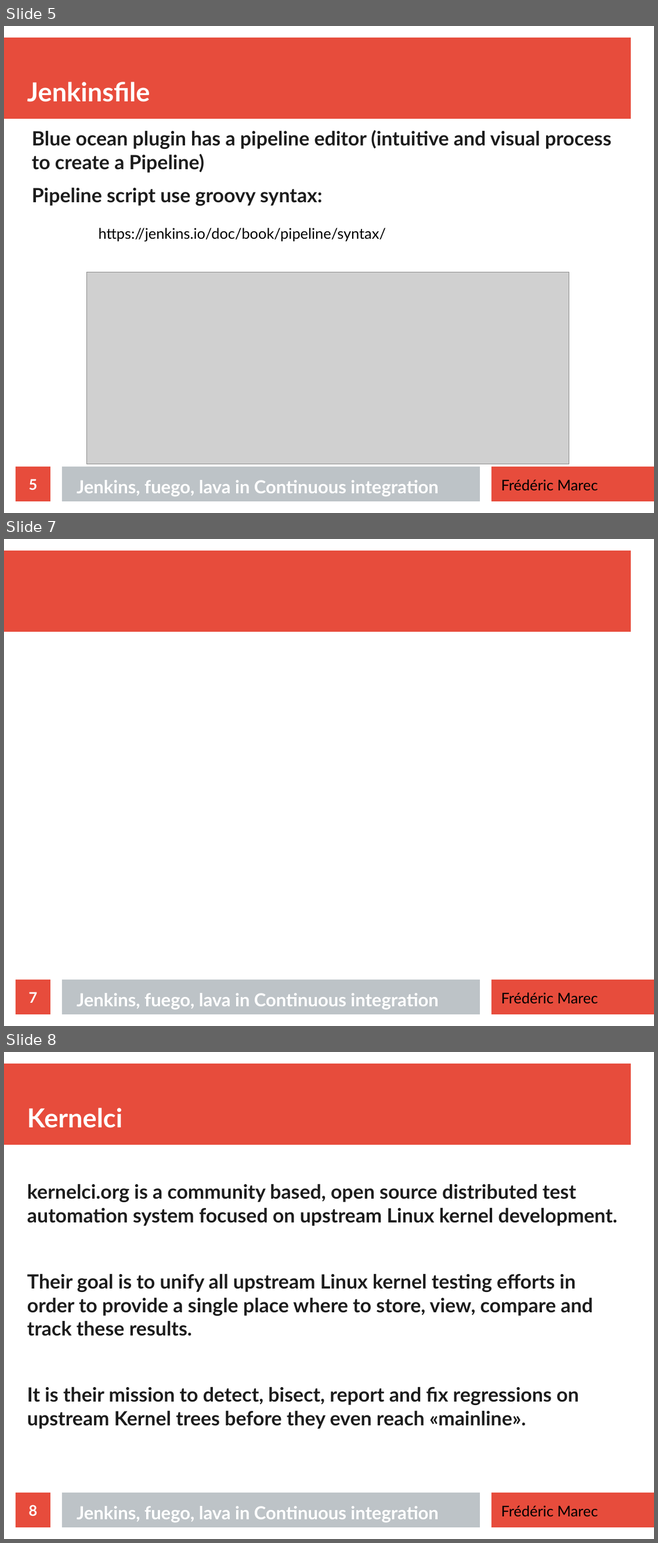
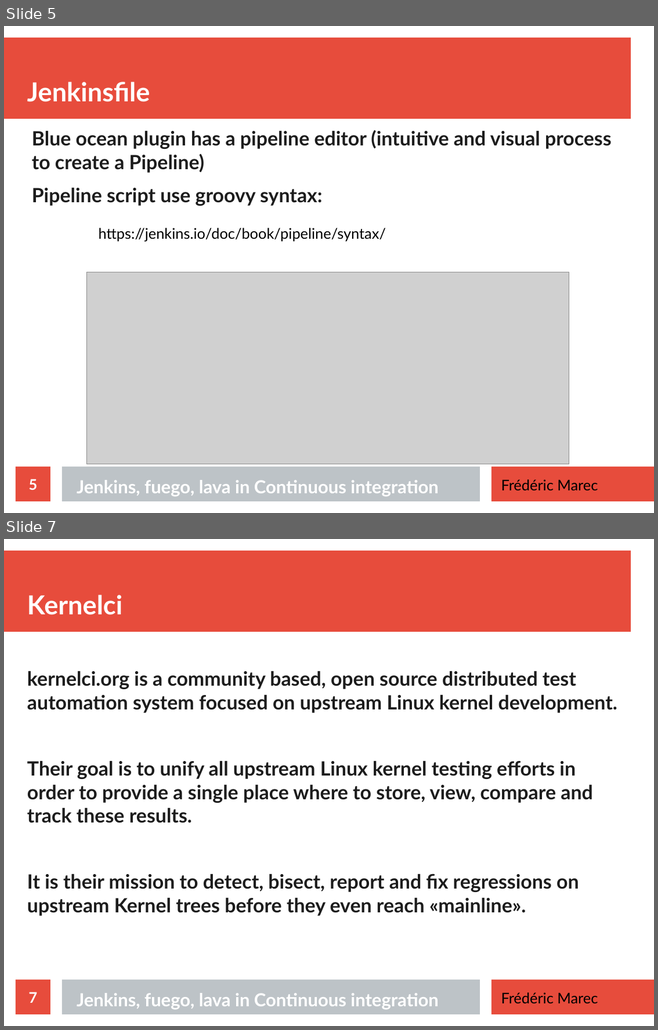
Before and after one commit to DDTLK/review, a slide deck: CI-presentation.odp. Shown one above the other, each under a label of ours: slides 5, 7 and 8 before the commit, slides 5 and 7 after it; the slides between them are not shown. The pictures are 658x1543 and 658x1030 pixels, drawn with LibreOffice and Linux fonts; fonts in the diff are those of the drawing; grey boxes stand for pictures. Boxes give left, top, right and bottom in pixels: in the first picture for what was removed or moved away, otherwise in the second. Text is boxed around its words. In the diff, an @@ line names an element or a change of style, - is before the commit and + after.

```diff
--- a/CI-presentation.odp
+++ b/CI-presentation.odp
@@ slide 7 removed at (4, 539, 654, 1026), background #FFFFFF; not listed: 3 template elements that a slide beside it also shows @@
@@ page number removed at (16, 980, 50, 1015) @@
-7
@@ title removed at (76, 993, 438, 1009) @@
-Jenkins, fuego, lava in Continuous integration
@@ text removed at (501, 993, 597, 1004) @@
-Frédéric Marec
@@ what was slide 8 is now slide 7 @@
@@ page number at (29, 992, 38, 1003): text changed @@
-8
+7
```
Also in this commit, not shown: 3 slides changed, 1 slide added, 1 other slide removed.
